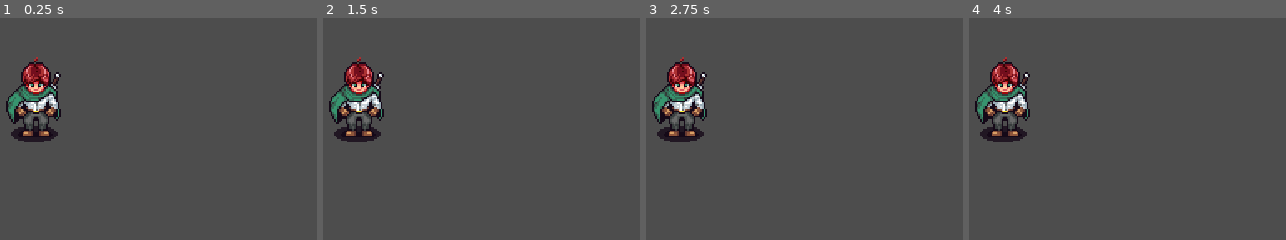
Above: before the commit, frames 1-4 (left to right).
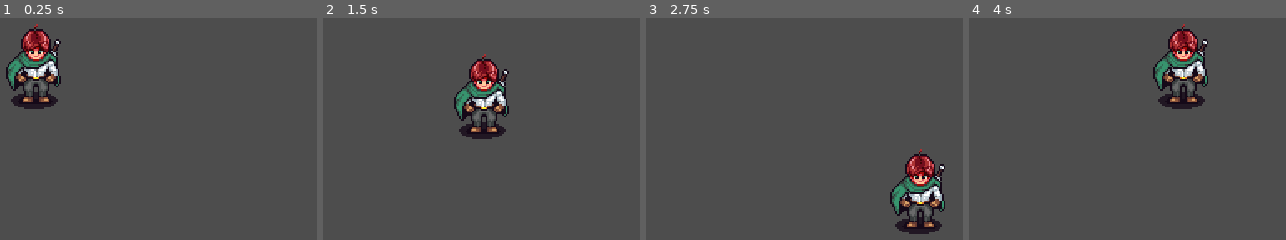
Above: after the commit, the same moments.

Repository: kmfranklin/aarpg
Game: Godot game, scene res://playground.tscn
The game is run twice, just before and just after one commit, with the same random seed, the same clock (stepped at 60 frames per second) and the same inputs.
Inputs:
- Up to frame 1 (0.25 s): no input
- Up to frame 2 (1.5 s): tap Enter at 0.5 s; hold D (right) 0.53-1.28 s; hold S (down) from 1.28 s (still down)
- Up to frame 3 (2.75 s): release S (down) at 2.03 s; hold D (right) from 2.03 s (still down)
- Up to frame 4 (4 s): release D (right) at 2.78 s; hold W (up) 2.78-3.53 s; hold A (left) from 3.53 s (still down)

The runs differ from the first frame. In frame 1, 6.3% of the frame differs, in the area x 1-20%, y 2-56%; in frame 2, 8.2%; in frame 3, 8.3%, in the area x 1-95%, y 17-98%; in frame 4, 8.3%.

Commit message:
feat: Script player sprite movement

Diff:
--- /dev/null
+++ b/Player/Scripts/player.gd
@@ -0,0 +1,19 @@
+class_name Player extends CharacterBody2D
+
+var move_speed : float = 100.0
+
+
+func _ready():
+	pass
+
+func _process( delta ):
+	var direction : Vector2 = Vector2.ZERO
+	direction.x = Input.get_action_strength("right") - Input.get_action_strength("left")
+	direction.y = Input.get_action_strength("down") - Input.get_action_strength("up")
+
+	velocity = direction * move_speed
+
+	pass
+
+func _physics_process( delta ):
+	move_and_slide()
--- /dev/null
+++ b/Player/player.tscn
@@ -0,0 +1,17 @@
+[gd_scene load_steps=4 format=3 uid="uid://crjl2s2rftw0w"]
+
+[ext_resource type="Script" uid="uid://73a6siclqvpf" path="res://Player/Scripts/player.gd" id="1_4ntmi"]
+[ext_resource type="Texture2D" uid="uid://rmvtsgrxap04" path="res://Player/Sprites/ExamplePlayerSprite.png" id="1_l8h54"]
+
+[sub_resource type="CircleShape2D" id="CircleShape2D_edjgo"]
+
+[node name="Player" type="CharacterBody2D"]
+script = ExtResource("1_4ntmi")
+
+[node name="CollisionShape2D" type="CollisionShape2D" parent="."]
+shape = SubResource("CircleShape2D_edjgo")
+
+[node name="Sprite2D" type="Sprite2D" parent="."]
+position = Vector2(0, -20)
+texture = ExtResource("1_l8h54")
+hframes = 21
--- a/playground.tscn
+++ b/playground.tscn
@@ -1,17 +1,8 @@
-[gd_scene load_steps=3 format=3 uid="uid://brvju3ov3tr6g"]
+[gd_scene load_steps=2 format=3 uid="uid://brvju3ov3tr6g"]
 
-[ext_resource type="Texture2D" uid="uid://rmvtsgrxap04" path="res://Player/Sprites/ExamplePlayerSprite.png" id="1_rupst"]
-
-[sub_resource type="CircleShape2D" id="CircleShape2D_edjgo"]
+[ext_resource type="PackedScene" uid="uid://crjl2s2rftw0w" path="res://Player/player.tscn" id="1_rupst"]
 
 [node name="Playground" type="Node2D"]
 
-[node name="CharacterBody2D" type="CharacterBody2D" parent="."]
+[node name="Player" parent="." instance=ExtResource("1_rupst")]
 position = Vector2(247, 119)
-
-[node name="CollisionShape2D" type="CollisionShape2D" parent="CharacterBody2D"]
-shape = SubResource("CircleShape2D_edjgo")
-
-[node name="Sprite2D" type="Sprite2D" parent="CharacterBody2D"]
-texture = ExtResource("1_rupst")
-hframes = 21
--- a/project.godot
+++ b/project.godot
@@ -19,8 +19,8 @@
 
 window/size/viewport_width=480
 window/size/viewport_height=270
-window/size/window_width_override=1920
-window/size/window_height_override=1080
+window/size/window_width_override=1280
+window/size/window_height_override=720
 window/stretch/mode="viewport"
 
 [input]
Not shown, added: Player/Scripts/player.gd.uid
